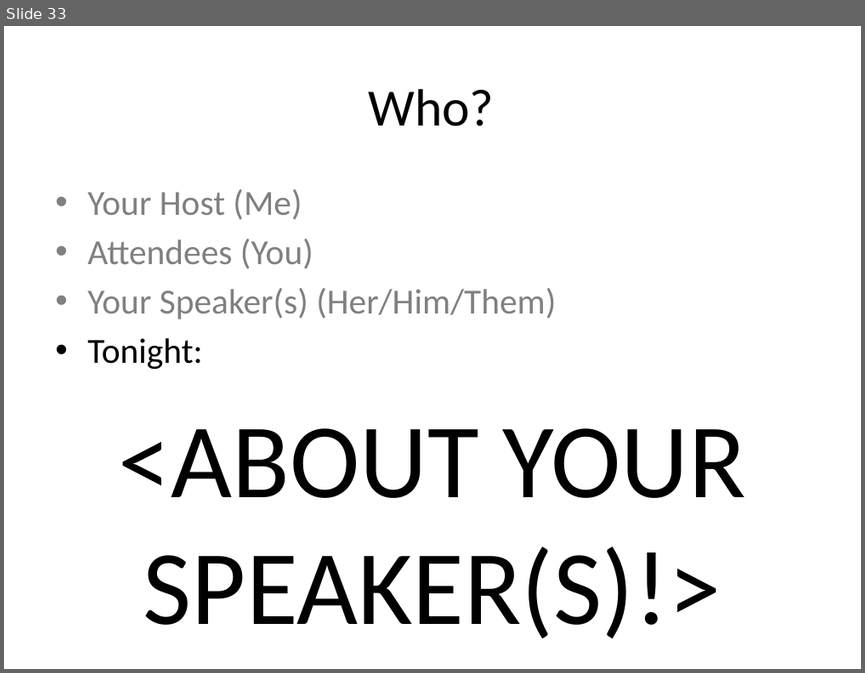
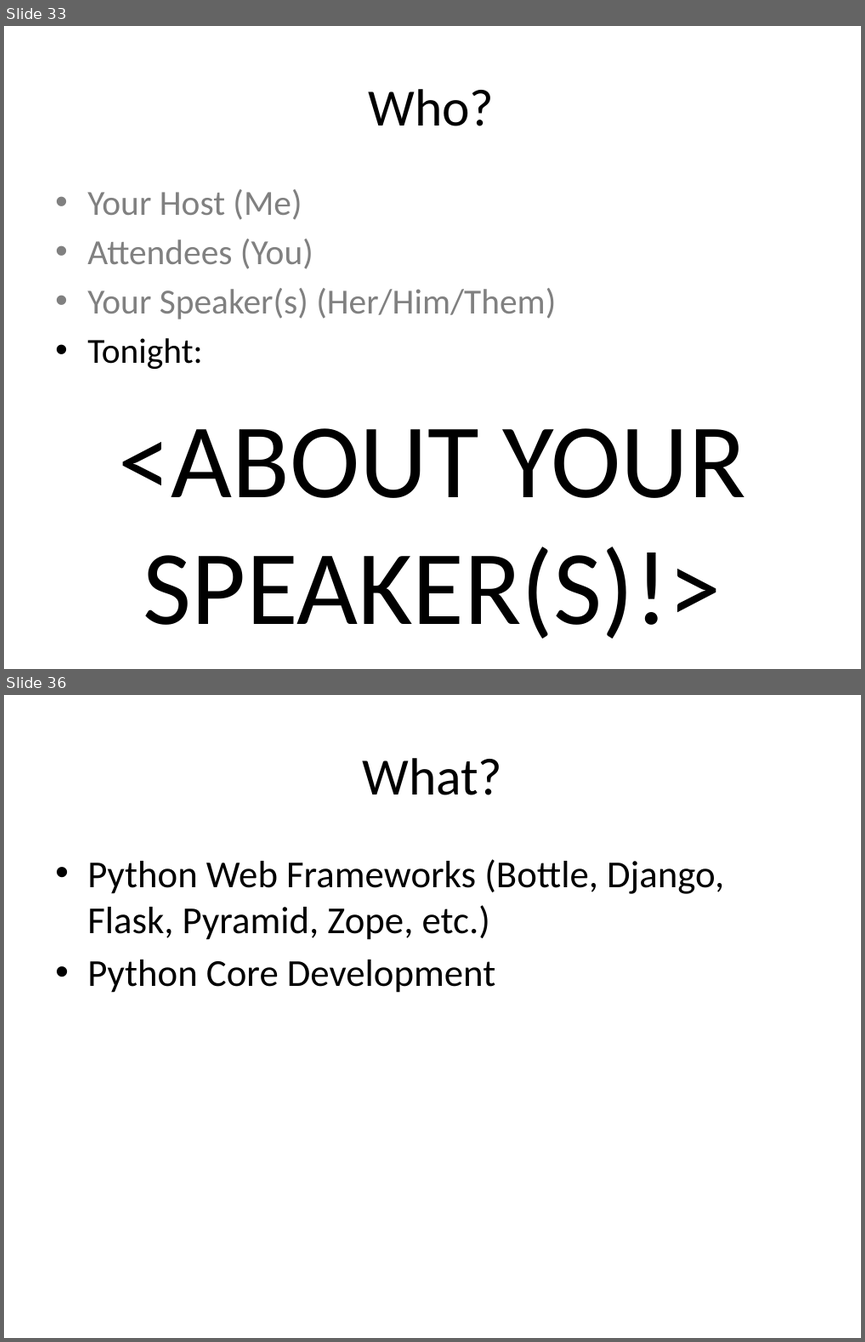
Before and after one commit to DCPython/generic-meetup-slides, a slide deck: DC Python Generic Meetup Slides.pptx. Shown one above the other, each under a label of ours: slide 33 before the commit, slides 33 and 36 after it; the slides between them are not shown. The pictures are 865x673 and 865x1342 pixels, drawn with LibreOffice and Linux fonts; fonts in the diff are those of the drawing. Boxes give left, top, right and bottom in pixels: in the first picture for what was removed or moved away, otherwise in the second. Text is boxed around its words. In the diff, an @@ line names an element or a change of style, - is before the commit and + after.

```diff
--- a/DC Python Generic Meetup Slides.pptx
+++ b/DC Python Generic Meetup Slides.pptx
@@ slide 36 added at box(4, 695, 861, 1338), background #FFFFFF @@
@@ title added at box(362, 758, 502, 795), 44 pt, text #000000 @@
+What?
@@ text added at box(87, 859, 724, 993), 32 pt, text #000000 @@
+• Python Web Frameworks (Bottle, Django, Flask, Pyramid, Zope, etc.)
+• Python Core Development
```
Also in this commit, not shown: 13 other slides added.
